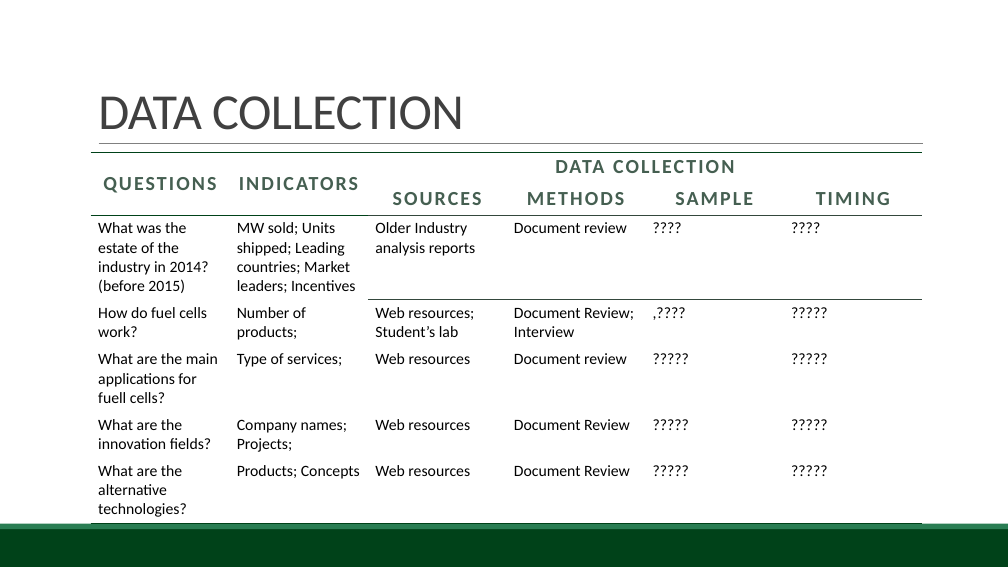
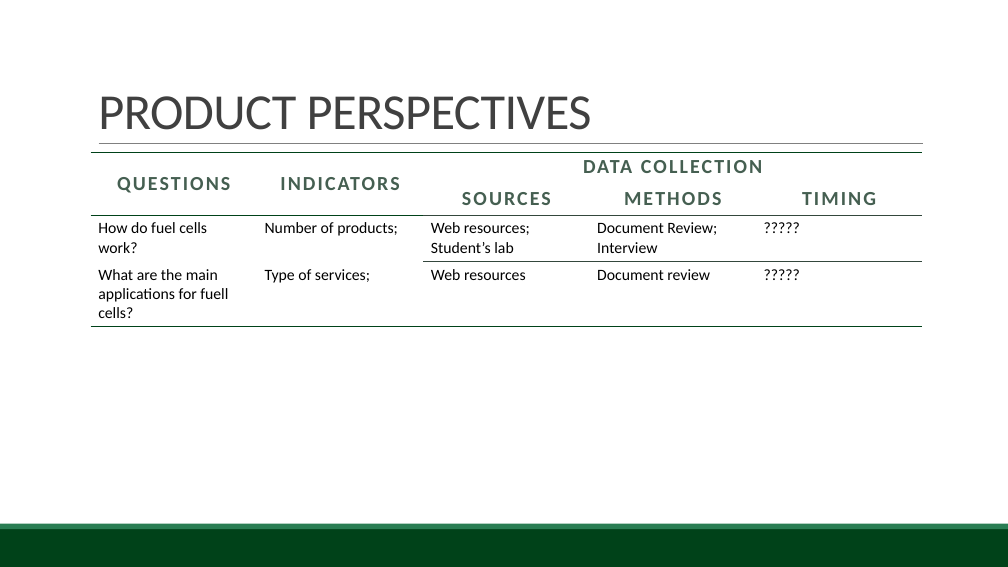
Before and after one commit to BambuGMS/Industry-Analysis-Report, a slide deck: slide 4 of Assignments/Presentations/2015.04.15Presentation_0.1.pptx (slide 13 before the commit). Drawn at 1008x567 pixels with LibreOffice and Linux fonts; fonts in the diff are those of the drawing; background and template pictures are left out. Boxes give left, top, right and bottom in pixels: in the first picture for what was removed or moved away, otherwise in the second. Text is boxed around its words. In the diff, an @@ line names an element or a change of style, - is before the commit and + after.

```diff
--- a/Assignments/Presentations/2015.04.15Presentation_0.1.pptx
+++ b/Assignments/Presentations/2015.04.15Presentation_0.1.pptx
@@ title at bbox=[98, 96, 592, 130]: text changed @@
-DATA COLLECTION
+PRODUCT PERSPECTIVES
@@ table at bbox=[91, 153, 923, 324] @@
-QUESTIONS | INDICATORS | DATA COLLECTION |  |  | 
- |  | SOURCES | METHODS | SAMPLE | TIMING
-What was the estate of the industry in 2014? (before 2015) | MW sold; Units shipped; Leading countries; Market leaders; Incentives | Older Industry analysis reports | Document review | ???? | ????
-How do fuel cells work? | Number of products; | Web resources; Student’s lab | Document Review; Interview | ,???? | ?????
-What are the main applications for fuell cells? | Type of services; | Web resources | Document review | ????? | ?????
-What are the innovation fields? | Company names; Projects; | Web resources | Document Review | ????? | ?????
-What are the alternative technologies? | Products; Concepts | Web resources | Document Review | ????? | ?????
+QUESTIONS | INDICATORS | DATA COLLECTION |  | 
+ |  | SOURCES | METHODS | TIMING
+How do fuel cells work? | Number of products; | Web resources; Student’s lab | Document Review; Interview | ?????
+What are the main applications for fuell cells? | Type of services; | Web resources | Document review | ?????
```
Also in this commit, not shown: 6 other slides changed, 5 slides added, 2 slides removed.
